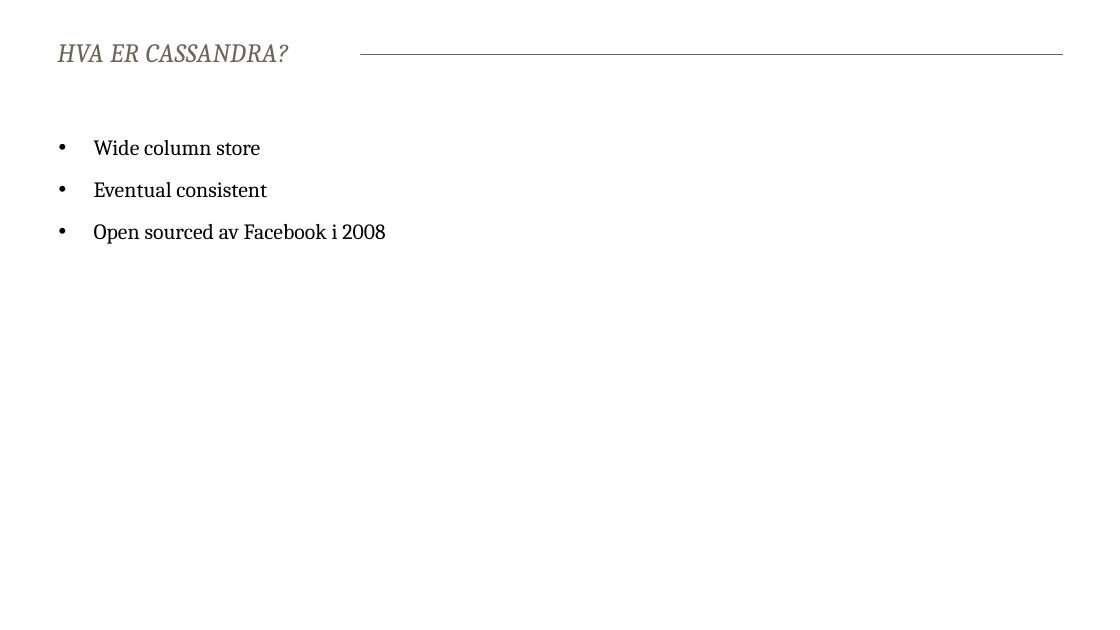
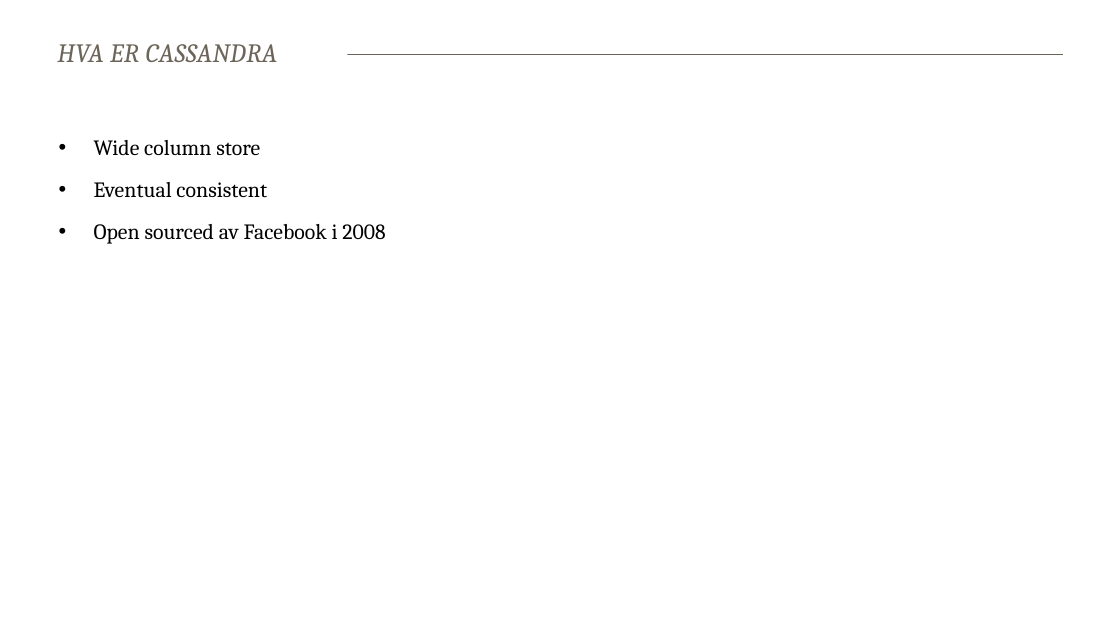
Before and after one commit to baakind/cassandra-workshop, a slide deck: slide 2 of intro.pptx. Drawn at 1120x630 pixels with LibreOffice and Linux fonts; fonts in the diff are those of the drawing. Boxes give left, top, right and bottom in pixels: in the first picture for what was removed or moved away, otherwise in the second. Text is boxed around its words. In the diff, an @@ line names an element or a change of style, - is before the commit and + after.

```diff
--- a/intro.pptx
+++ b/intro.pptx
@@ title at (57, 44, 278, 62): text changed @@
-HVA ER CASSANDRA?
+HVA ER CASSANDRA
```
Also in this commit, not shown: 5 other slides changed.
